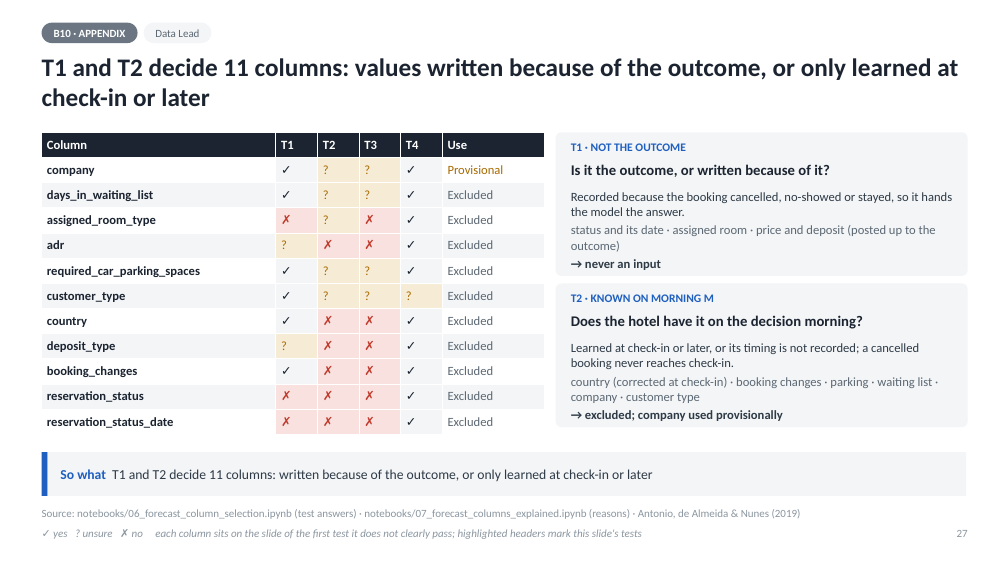
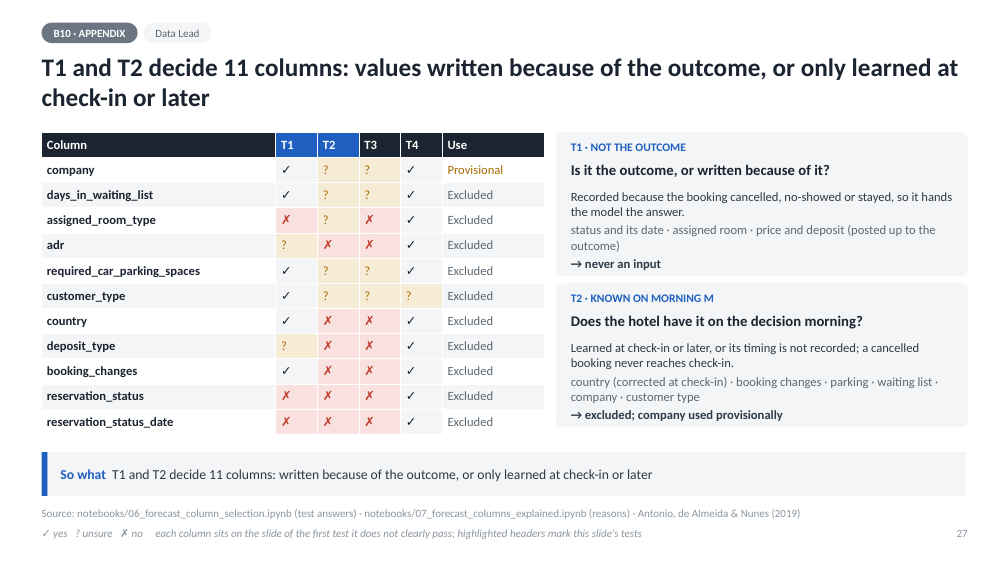
Before and after one commit to rohitpandeyai-star/IIT_GN_W06, a slide deck: slide 27 of Hotel_Overbooking_Executive_Deck.pptx. Drawn at 1008x567 pixels with LibreOffice and Linux fonts; fonts in the diff are those of the drawing. Boxes give left, top, right and bottom in pixels: in the first picture for what was removed or moved away, otherwise in the second. Text is boxed around its words. In the diff, an @@ line names an element or a change of style, - is before the commit and + after.

Commit message:
Improve executive deck layout and mapping
Refine chart, table, and text sizing to improve slide readability, and generate the original-to-executive slide mapping from slide codes for consistent references.

```diff
--- a/Hotel_Overbooking_Executive_Deck.pptx
+++ b/Hotel_Overbooking_Executive_Deck.pptx
@@ table at [42, 132, 544, 435] @@
@@ fill #1B2430 to #1F5FBF in 2 cells @@
```
Also in this commit, not shown: 14 other slides changed, 7 other files.
